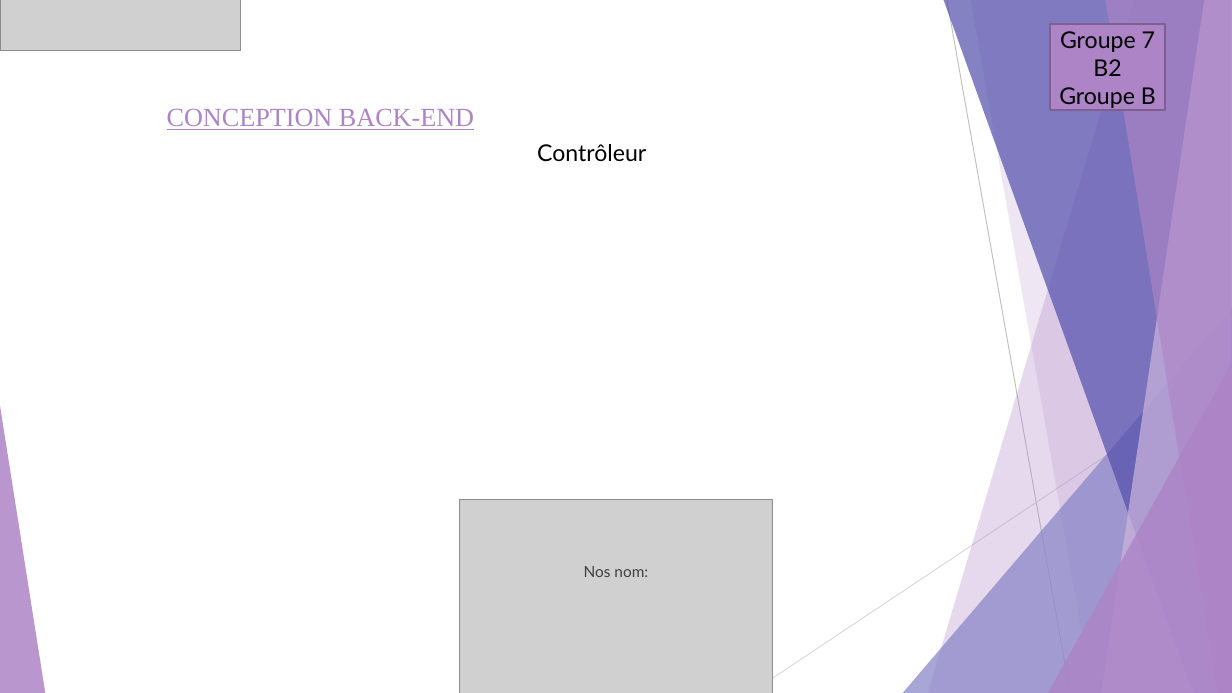
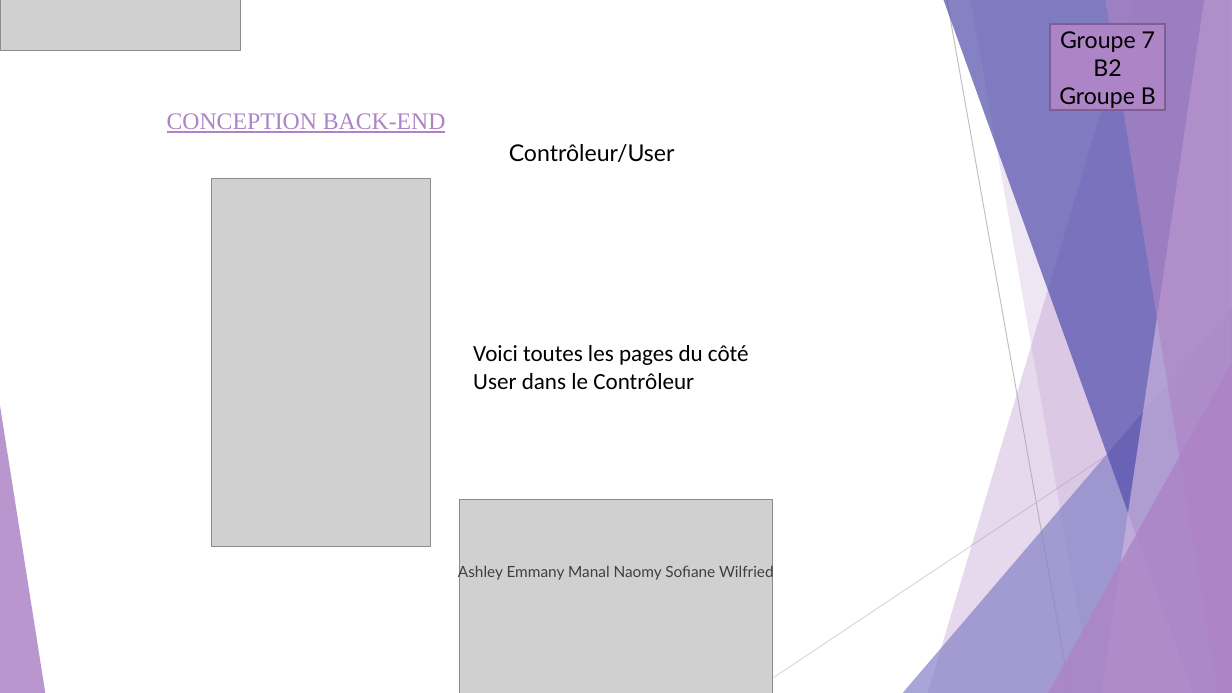
Before and after one commit to Ntumba21/tech1, a slide deck: slide 6 of doc/slide PROJET TECHNOLOGIQUE.odp (slide 5 before the commit). Drawn at 1232x693 pixels with LibreOffice and Linux fonts; fonts in the diff are those of the drawing; grey boxes stand for pictures. Boxes give left, top, right and bottom in pixels: in the first picture for what was removed or moved away, otherwise in the second. Text is boxed around its words. In the diff, an @@ line names an element or a change of style, - is before the commit and + after.

Commit message:
slide

```diff
--- a/doc/slide PROJET TECHNOLOGIQUE.odp
+++ b/doc/slide PROJET TECHNOLOGIQUE.odp
@@ title "CONCEPTION BACK-END" at [167,113,446,133]: size 20.4 to 18.5 pt; line spacing 0.8 to 0.9 @@
@@ text at [509,144,675,162]: text changed @@
-Contrôleur
+Contrôleur/User
@@ picture added at [212,178,431,546] @@
@@ text added at [473,345,749,389], 18 pt, text #000000 @@
+Voici toutes les pages du côté User dans le Contrôleur
@@ text at [458,563,774,580]: text changed @@
-Nos nom:
+Ashley Emmany Manal Naomy Sofiane Wilfried
```
Also in this commit, not shown: 9 other slides changed, 1 slide added, 1 other file.
